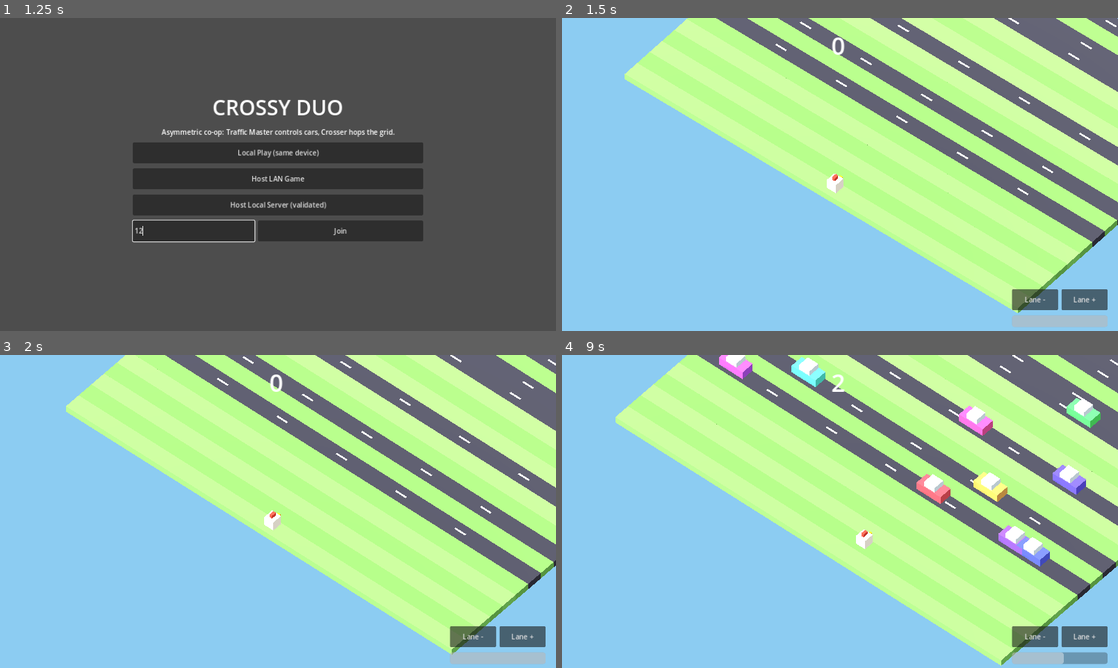
Above: before the commit, frames 1-4 (two rows, left to right).
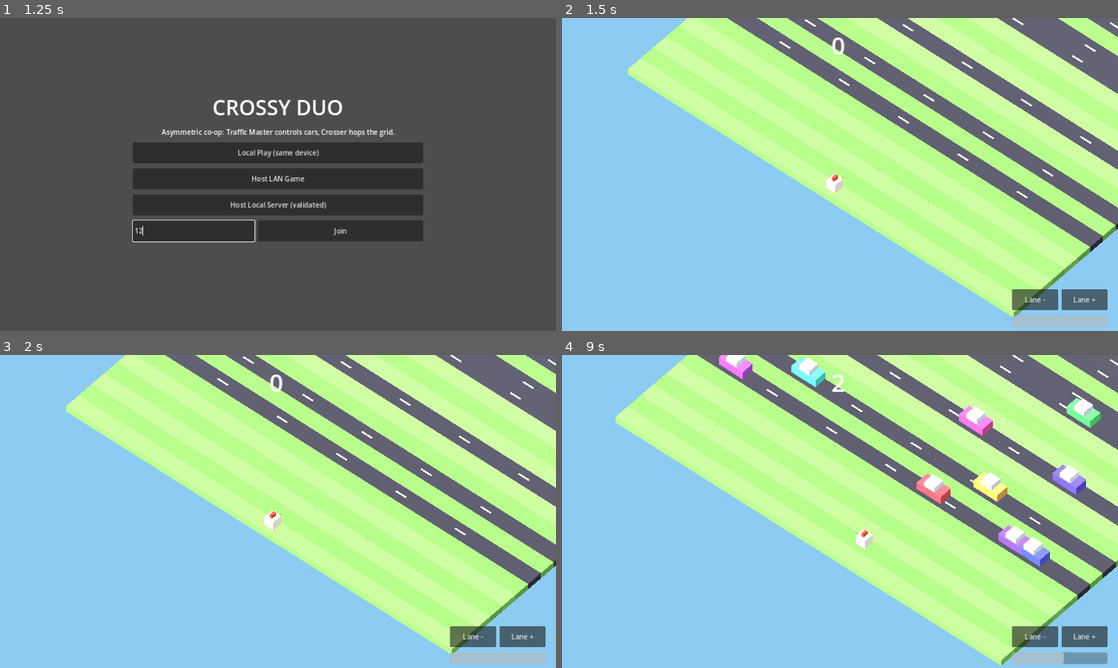
Above: after the commit, the same moments.

Repository: albertolicea00/CrossyDuo
Game: Godot game, scene res://scenes/main.tscn
Two runs of this game, one before a commit and one after it. Both use one fixed random seed, a clock stepped at 60 frames per second and the inputs below.
Inputs (mouse positions are in pixels of both pictures, inside the frame that each line leads up to):
- Up to frame 1 (1.25 s): click (194, 230) at 0.52 s; type "12" at 0.6 s
- Up to frame 2 (1.5 s): click "Local Play (same device)" at 1.25 s
- Up to frame 3 (2 s): no input
- Up to frame 4 (9 s): click "Lane -" at 2 s; click "Lane +" at 2.75 s; tap Enter at 3.5 s; move the mouse to (962, 495) at 3.52 s; hold Right 3.53-4.28 s; click (962, 495) at 3.67 s; move the mouse to (728, 527) at 4.27 s; hold Down 4.28-5.03 s; move the mouse to (895, 442) at 5.02 s; hold Right 5.03-5.78 s; move the mouse to (812, 574) at 5.77 s; hold Up 5.78-6.53 s; click (812, 574) at 5.92 s; move the mouse to (1006, 558) at 6.52 s; hold Left 6.53-8.03 s; move the mouse to (673, 464) at 7.27 s; move the mouse to (867, 511) at 8.02 s; hold Down 8.03-8.78 s; click (867, 511) at 8.17 s; move the mouse to (756, 433) at 8.77 s; hold Right from 8.78 s (still down)

Frame 1 is identical in both runs. In frame 2, 4.6% of the frame differs, in the area x 11-100%, y 0-96%; in frame 3, less than 0.1%; in frame 4, less than 0.1%.
Error before the commit: Invalid access to property or key 'position' on a base object of type 'Nil'. (res://scripts/game.gd:181)

Commit message:
fix: snap camera only after the crosser exists
_update_camera ran inside _build_environment before _build_players,
reading crosser.position on nil during the first frame.

Diff:
--- a/scripts/game.gd
+++ b/scripts/game.gd
@@ -60,6 +60,8 @@
 	_build_environment()
 	_build_players()
 	_build_hud()
+	# Camera framing needs the Crosser, so snap it only after players exist.
+	_update_camera(true)
 	if Net.is_authority():
 		_ensure_rows()
 
@@ -88,7 +90,6 @@
 	camera.size = 16.0
 	add_child(camera)
 	camera.current = true
-	_update_camera(true)
 
 
 func _build_players() -> void:
